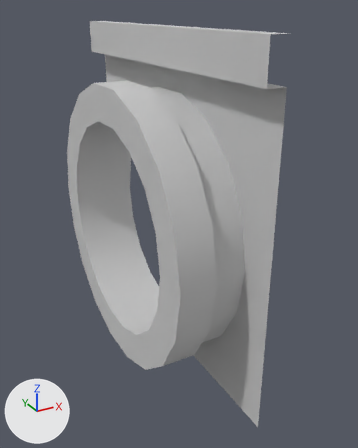
The FBX model Pest/Assets/Models/Sewer/Models/Claude/Blocking2.0/Rohr_Boden.FBX, before and after one commit.
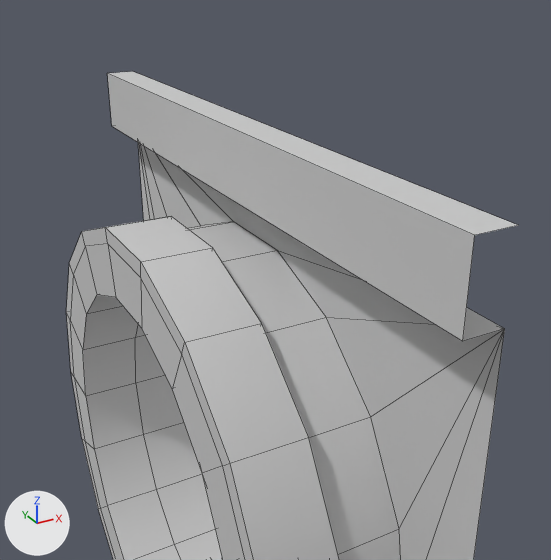
Each version appears first whole from a camera (50 mm lens) standing at (-0.677, -0.786, 1.048) and looking at (-0.012, 0.423, 0.443), and next in a close-up from a camera (50 mm lens) standing at (-0.484, -0.444, 1.221) and looking at (0.054, 0.532, 0.733). Lighting does not change. The marker at lower left points along +X, +Y and +Z. The close-ups show mesh edges as thin lines. Where no turn or scale is listed for an object, it has been applied to the vertices.

Names of what the first close-up shows: 'Rohrende006'.
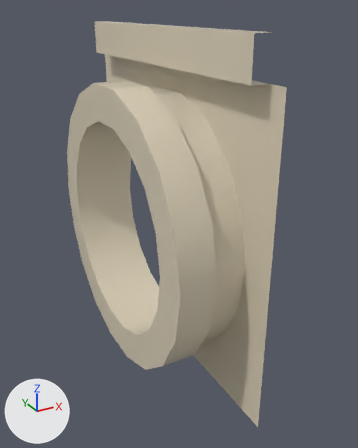
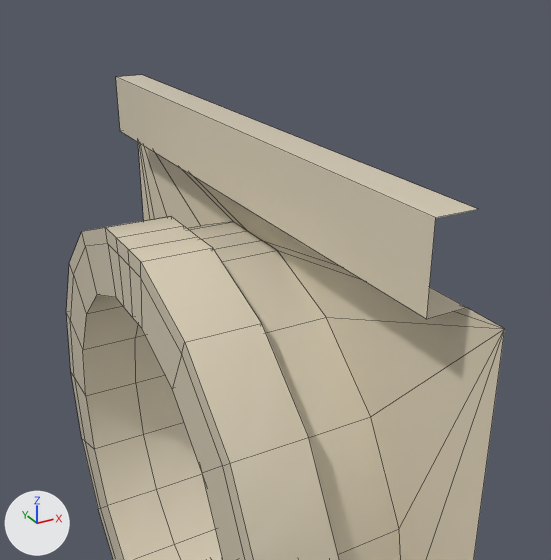
The newer file is also turned or shifted as a whole; pictures and numbers use the older file's frame.

Pixel boxes [x1, y1, x2, y2] of what changed, in the close-ups (551 x 560 px):
'Rohrende006', recoloured, surface changed, reshaped
    before: [66, 71, 519, 560]
    after: [66, 75, 505, 560]
part 1 of me_mesh, built on
    before: [105, 71, 519, 341]
    after: [105, 75, 502, 328]

Edits to the bpy script that builds the scene:
```text
Change mat_01___default:
    mat_01___default.base_color: (0.588, 0.588, 0.588) -> (0.734, 0.655, 0.5)  # light grey #cacaca -> light grey #ded4bc
    mat_01___default.roughness: 0.859 -> 0.256
Change me_mesh:
    used by ob_rohrende006; location = (0.0, 0.0, 0.0)
    remove me_mesh.from_pydata(...)  # 154 vertices, 149 faces; spans x -0.2..0.0, y 0.0..1.0, z 0.0..1.0
    add me_mesh.from_pydata(...)  # 172 vertices, 165 faces; spans x -0.2..0.0, y 0.0..1.0, z 0.0..1.0
    me_mesh part 1
    6 vertices are removed from x -0.05..0.0, y 0.0..1.0, z 0.9..1.0
    11 faces are deleted
    24 vertices are added at x -0.2..0.0, y 0.05..0.95, z 0.75..1.0
    27 new faces join them
```
